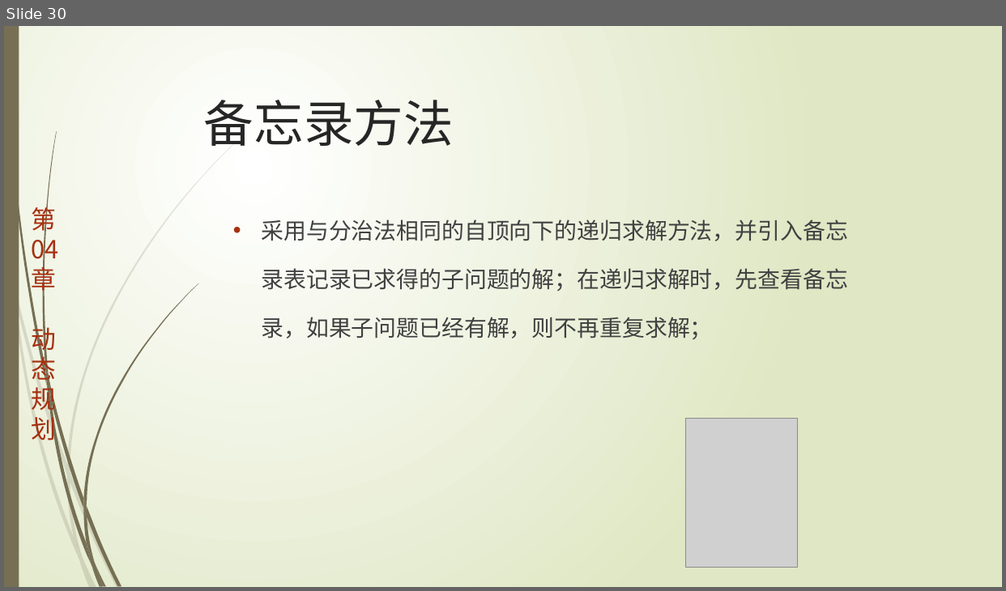
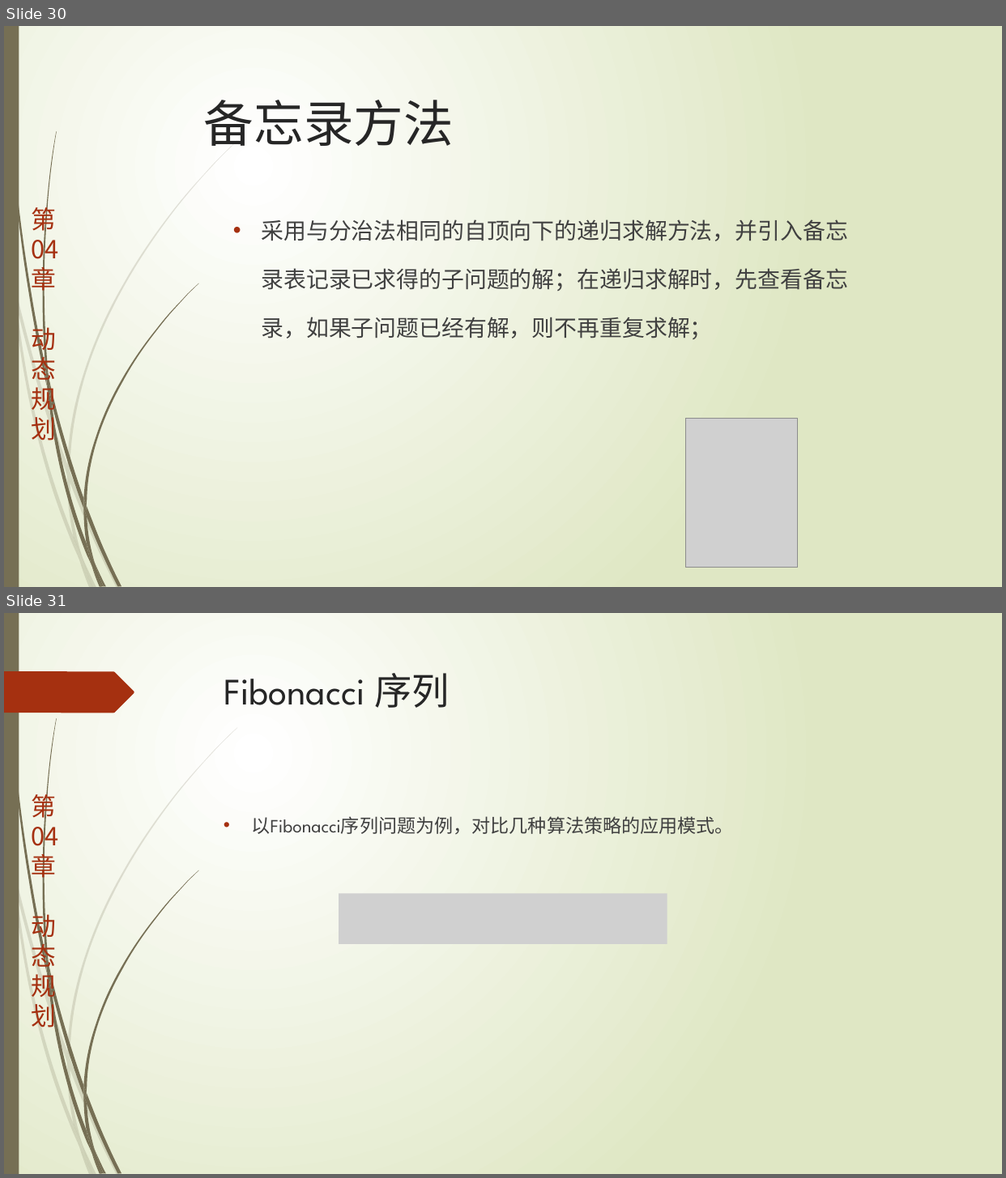
Before and after one commit to TeacherPeng/AlgorithmDesign, a slide deck: 教案/第04章.动态规划.pptx. Shown one above the other, each under a label of ours: slide 30 before the commit, slides 30 and 31 after it. The pictures are 1006x591 and 1006x1178 pixels, drawn with LibreOffice and Linux fonts; fonts in the diff are those of the drawing; grey boxes stand for pictures. Boxes give left, top, right and bottom in pixels: in the first picture for what was removed or moved away, otherwise in the second. Text is boxed around its words. In the diff, an @@ line names an element or a change of style, - is before the commit and + after.

```diff
--- a/教案/第04章.动态规划.pptx
+++ b/教案/第04章.动态规划.pptx
@@ slide 31 added at [4, 613, 1002, 1174], background gradient #FFFFFF to #DFE8C4; not listed: 24 template elements that a slide beside it also shows @@
@@ freeform shape added at [4, 671, 134, 713], fill #A53010 @@
@@ title added at [224, 673, 449, 708], 36 pt, text #262626 @@
+Fibonacci 序列
@@ text added at [252, 816, 735, 834], 18 pt, text #404040 @@
+• 以Fibonacci序列问题为例，对比几种算法策略的应用模式。
@@ picture added at [339, 894, 667, 944] @@
```
Also in this commit, not shown: 5 other slides added.
